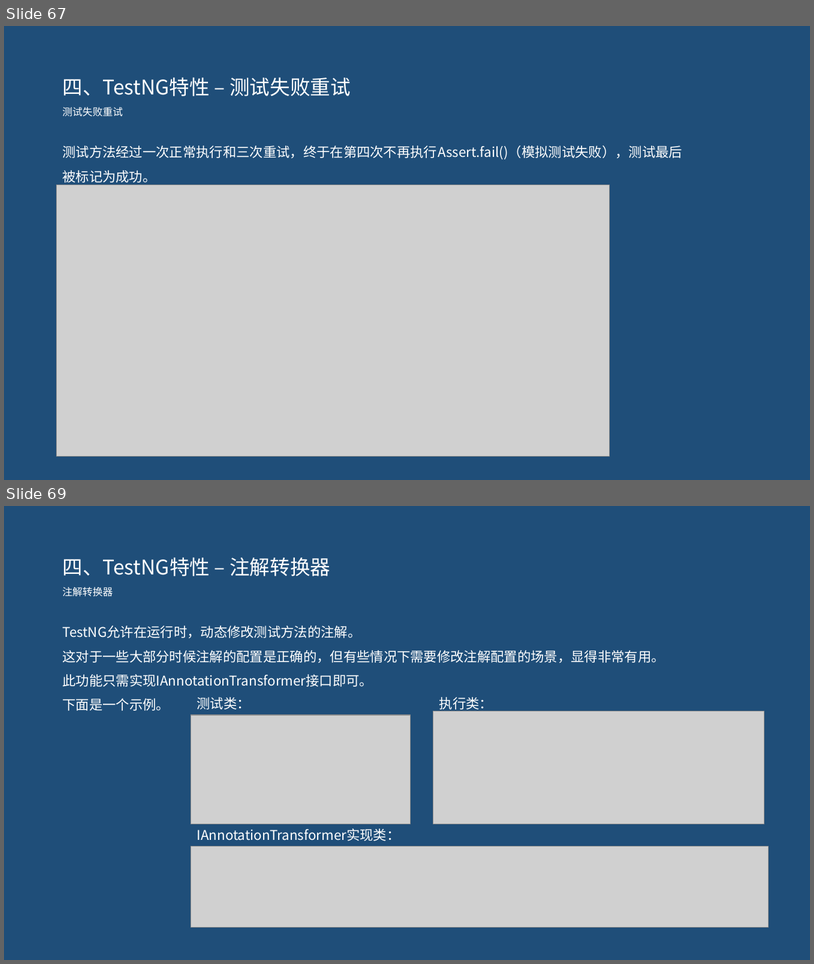
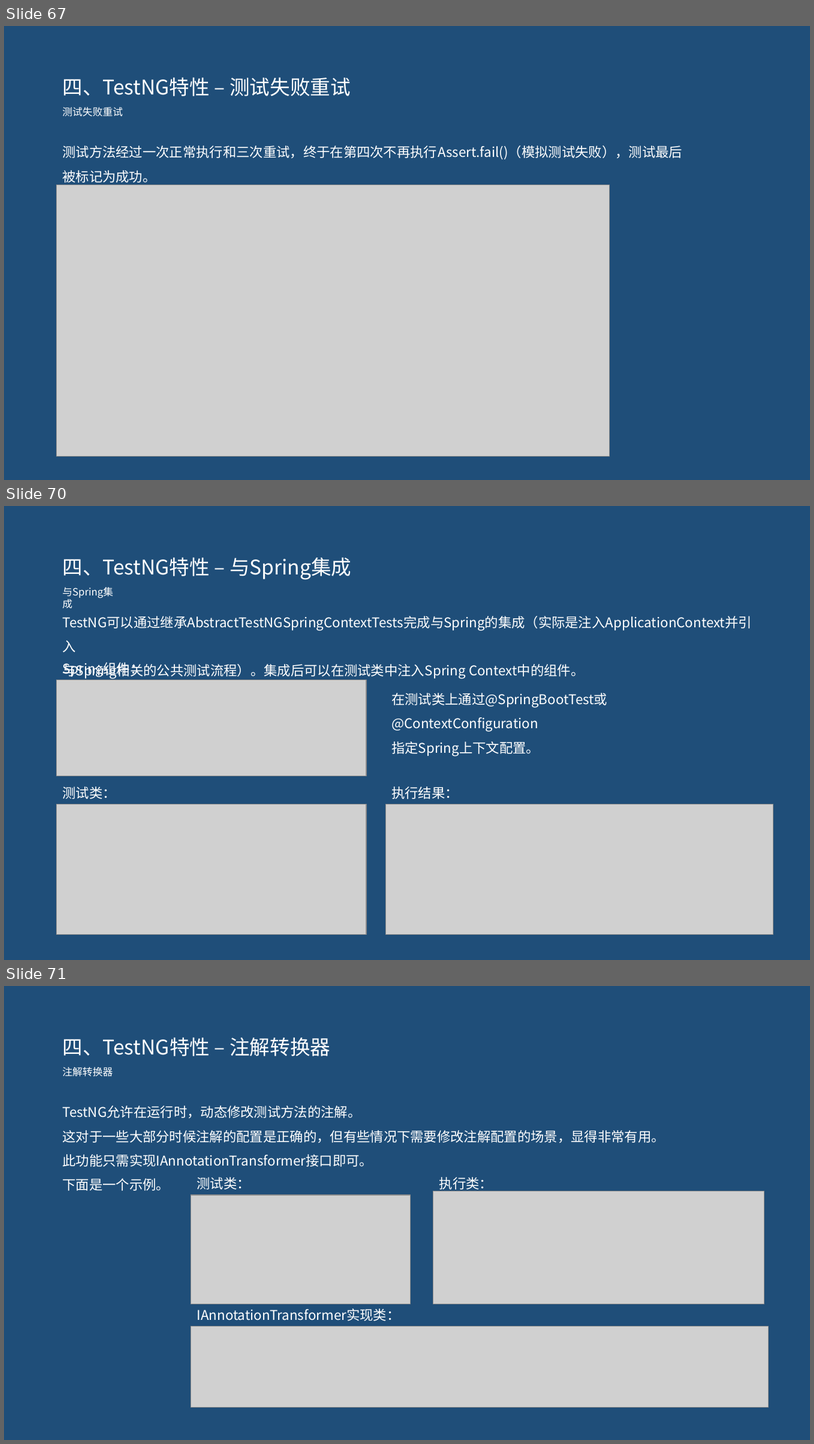
Before and after one commit to pertrichor/hello-testng, a slide deck: demo-server/doc/testNG介绍.pptx. Shown one above the other, each under a label of ours: slides 67 and 69 before the commit, slides 67, 70 and 71 after it; the slides between them are not shown. The pictures are 814x964 and 814x1444 pixels, drawn with LibreOffice and Linux fonts; fonts in the diff are those of the drawing; grey boxes stand for pictures. Boxes give left, top, right and bottom in pixels: in the first picture for what was removed or moved away, otherwise in the second. Text is boxed around its words. In the diff, an @@ line names an element or a change of style, - is before the commit and + after.

```diff
--- a/demo-server/doc/testNG介绍.pptx
+++ b/demo-server/doc/testNG介绍.pptx
@@ slide 70 added at (4,506,810,960), background #1F4E79 @@
@@ text added at (62,557,351,580), 24 pt, text #FFFFFF @@
+四、TestNG特性 – 与Spring集成
@@ text added at (62,587,113,598), 12 pt, text #FFFFFF @@
+与Spring集成
@@ text added at (62,616,752,679), 16 pt, text #FFFFFF @@
+TestNG可以通过继承AbstractTestNGSpringContextTests完成与Spring的集成（实际是注入ApplicationContext并引入
+与Spring相关的公共测试流程）。集成后可以在测试类中注入Spring Context中的组件。
@@ text added at (62,662,143,677), 16 pt, text #FFFFFF @@
+Spring组件：
@@ picture added at (57,679,366,775) @@
@@ text added at (392,693,608,756), 16 pt, text #FFFFFF @@
+在测试类上通过@SpringBootTest或@ContextConfiguration
+指定Spring上下文配置。
@@ text added at (62,786,116,799), 16 pt, text #FFFFFF @@
+测试类：
@@ text added at (392,786,459,799), 16 pt, text #FFFFFF @@
+执行结果：
@@ picture added at (57,804,366,935) @@
@@ picture added at (386,804,773,935) @@
@@ what was slide 69 is now slide 71 @@
```
Also in this commit, not shown: 4 slides changed, 1 other slide added, 13 other files.
